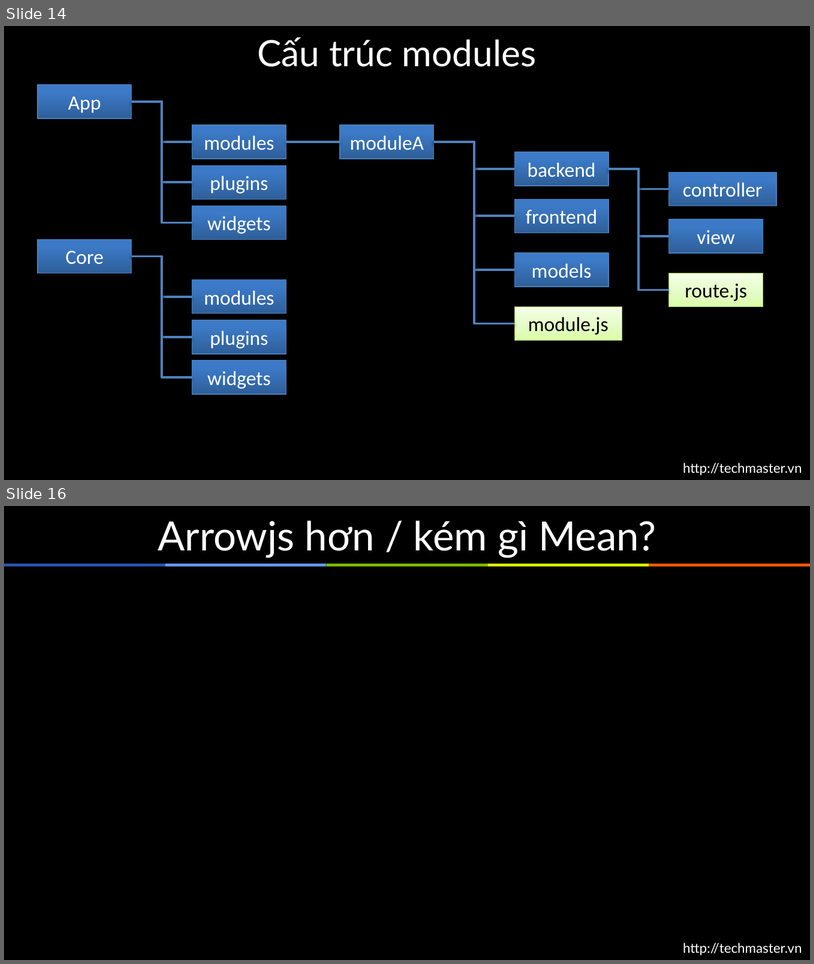
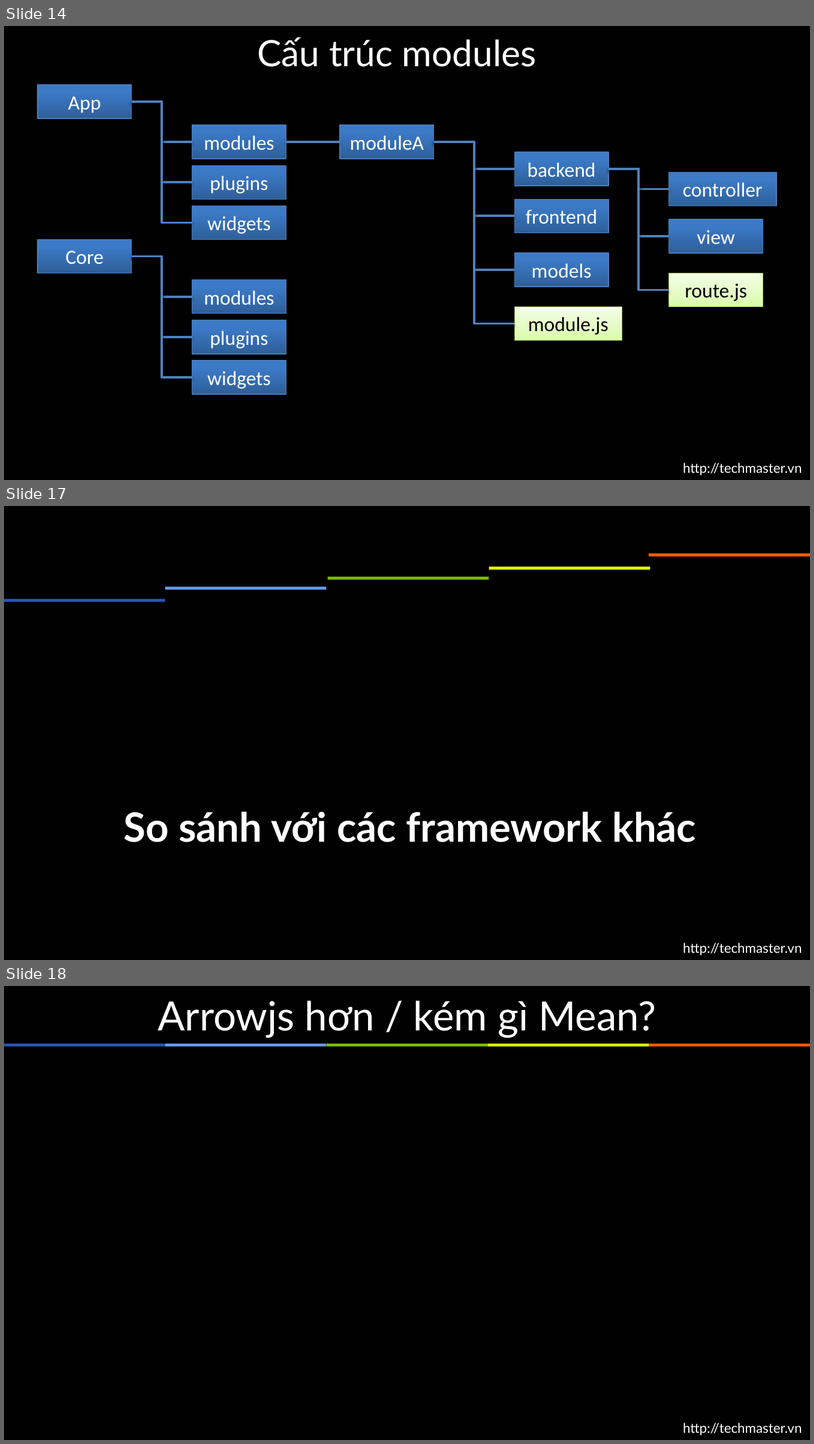
Before and after one commit to arrowjs/Documents, a slide deck: ArrowjsBasic.pptx. Shown one above the other, each under a label of ours: slides 14 and 16 before the commit, slides 14, 17 and 18 after it; the slides between them are not shown. The pictures are 814x964 and 814x1444 pixels, drawn with LibreOffice and Linux fonts; fonts in the diff are those of the drawing. Boxes give left, top, right and bottom in pixels: in the first picture for what was removed or moved away, otherwise in the second. Text is boxed around its words. In the diff, an @@ line names an element or a change of style, - is before the commit and + after.

```diff
--- a/ArrowjsBasic.pptx
+++ b/ArrowjsBasic.pptx
@@ slide 17 added at [4, 506, 810, 960], background #000000; not listed: 1 template element that a slide beside it also shows @@
@@ rectangle added at [649, 553, 810, 557], fill #FF5B00 @@
@@ rectangle added at [328, 577, 489, 580], fill #7DBD00 @@
@@ rectangle added at [489, 567, 651, 570], fill #DCF600 @@
@@ rectangle added at [165, 586, 327, 590], fill #659CEF @@
@@ rectangle added at [4, 599, 165, 602], fill #2956B2 @@
@@ title added at [124, 811, 696, 842], 36 pt, text #FFFFFF, bold @@
+So sánh với các framework khác
@@ what was slide 16 is now slide 18 @@
```
Also in this commit, not shown: 1 slide changed, 2 other slides added, 1 slide removed.
